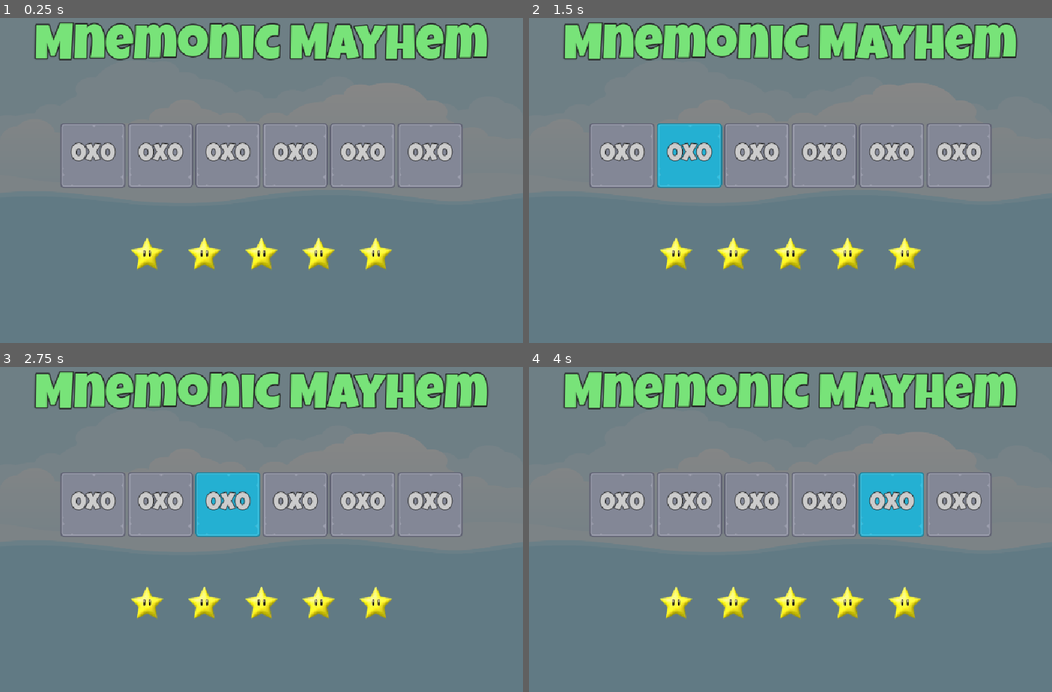
Above: before the commit, frames 1-4 (two rows, left to right).
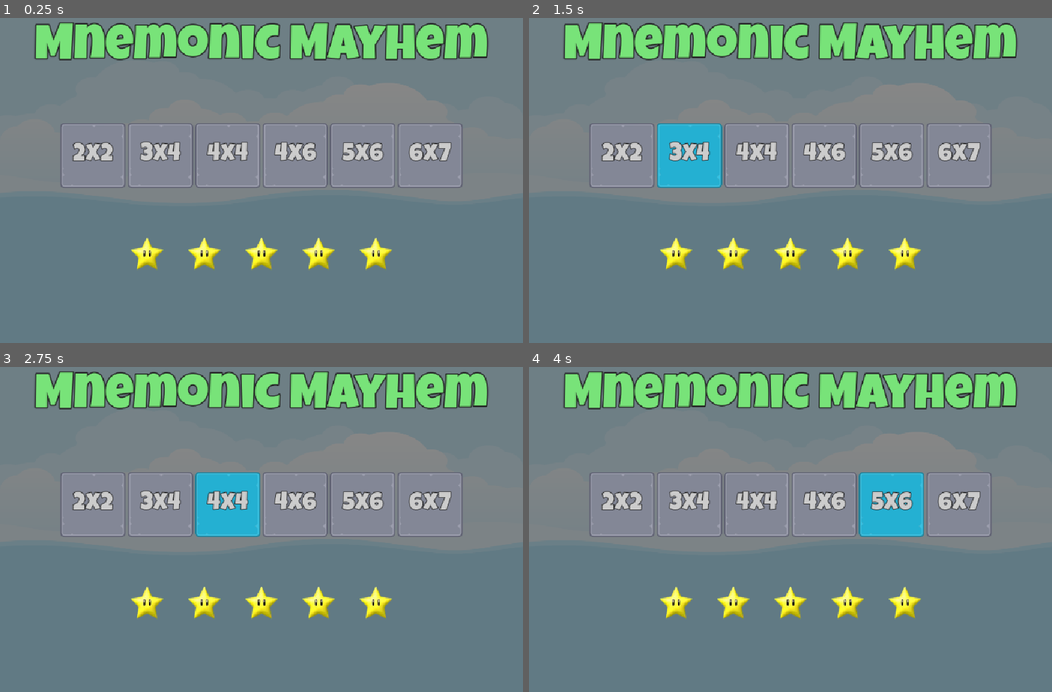
Above: after the commit, the same moments.

Repository: nrcoover/mnemonic-mayhem
Game: Godot game, scene res://Scenes/Master/Master.tscn
The game is run twice, just before and just after one commit, with the same random seed, the same clock (stepped at 60 frames per second) and the same inputs.
Inputs:
- Up to frame 1 (0.25 s): no input
- Up to frame 2 (1.5 s): click "0x0" (after the commit: "2x2") at 0.5 s; click "0x0" (after the commit: "3x4") at 1.25 s
- Up to frame 3 (2.75 s): click "0x0" (after the commit: "4x4") at 2 s
- Up to frame 4 (4 s): click "0x0" (after the commit: "4x6") at 2.75 s; click "0x0" (after the commit: "5x6") at 3.5 s

The runs differ from the first frame. In frame 1, 1.1% of the frame differs, in the area x 13-87%, y 38-45%; in frame 2, 1.1%; in frame 3, 1.1%; in frame 4, 1.2%.

Commit message:
Add resource for level layout

Diff:
--- /dev/null
+++ b/Classes/LevelSetting.gd
@@ -0,0 +1,20 @@
+class_name LevelSetting
+
+
+extends Resource
+
+
+@export var rows: int = 2
+@export var columns: int = 2
+
+
+var total_tiles: int:
+	get: return rows * columns
+
+
+var target_pairs: int:
+	get: return total_tiles / 2
+
+
+func _to_string() -> String:
+	return "%dx%d" % [rows, columns]
--- /dev/null
+++ b/Scenes/LevelButton/LevelButton.gd
@@ -0,0 +1,11 @@
+extends TextureButton
+
+
+@export var level_setting: LevelSetting
+
+
+@onready var label: Label = $Label
+
+
+func _ready() -> void:
+	label.text = str(level_setting)
--- a/Scenes/LevelButton/LevelButton.tscn
+++ b/Scenes/LevelButton/LevelButton.tscn
@@ -4,6 +4,12 @@
 [ext_resource type="Texture2D" uid="uid://hiuj30hqsy7a" path="res://Assets/ui/level_select_frame_select_128.png" id="2_anpwf"]
 [ext_resource type="Texture2D" uid="uid://brgtf38jk83rs" path="res://Assets/ui/level_select_frame_hover_128.png" id="3_uqdhg"]
 [ext_resource type="LabelSettings" uid="uid://cox5pprctwxf8" path="res://Resources/LabelWhite48.tres" id="4_anpwf"]
+[ext_resource type="Script" uid="uid://blekr1uamksgk" path="res://Scenes/LevelButton/LevelButton.gd" id="4_uqdhg"]
+[ext_resource type="Script" uid="uid://uu13mx408mko" path="res://Classes/LevelSetting.gd" id="6_0iohd"]
+
+[sub_resource type="Resource" id="Resource_ufld2"]
+script = ExtResource("6_0iohd")
+metadata/_custom_type_script = "uid://uu13mx408mko"
 
 [node name="LevelButton" type="TextureButton" unique_id=128853267]
 offset_right = 40.0
@@ -11,6 +17,8 @@
 texture_normal = ExtResource("1_3r2e7")
 texture_pressed = ExtResource("2_anpwf")
 texture_hover = ExtResource("3_uqdhg")
+script = ExtResource("4_uqdhg")
+level_setting = SubResource("Resource_ufld2")
 
 [node name="Label" type="Label" parent="." unique_id=440996083]
 layout_mode = 1
--- a/Scenes/Main/Main.tscn
+++ b/Scenes/Main/Main.tscn
@@ -2,7 +2,38 @@
 
 [ext_resource type="LabelSettings" uid="uid://b8wjycfvpgd42" path="res://Resources/TitleGreen96.tres" id="1_cmk6n"]
 [ext_resource type="PackedScene" uid="uid://cyy6xnbq46gfb" path="res://Scenes/LevelButton/LevelButton.tscn" id="2_i3fi7"]
+[ext_resource type="Script" uid="uid://uu13mx408mko" path="res://Classes/LevelSetting.gd" id="3_i3fi7"]
 [ext_resource type="PackedScene" uid="uid://cip00syr5g3lx" path="res://Scenes/FrontSprite/FrontSprite.tscn" id="3_o8wgc"]
+
+[sub_resource type="Resource" id="Resource_o8wgc"]
+script = ExtResource("3_i3fi7")
+rows = 3
+columns = 4
+metadata/_custom_type_script = "uid://uu13mx408mko"
+
+[sub_resource type="Resource" id="Resource_w20t6"]
+script = ExtResource("3_i3fi7")
+rows = 4
+columns = 4
+metadata/_custom_type_script = "uid://uu13mx408mko"
+
+[sub_resource type="Resource" id="Resource_aw1lf"]
+script = ExtResource("3_i3fi7")
+rows = 4
+columns = 6
+metadata/_custom_type_script = "uid://uu13mx408mko"
+
+[sub_resource type="Resource" id="Resource_5s61s"]
+script = ExtResource("3_i3fi7")
+rows = 5
+columns = 6
+metadata/_custom_type_script = "uid://uu13mx408mko"
+
+[sub_resource type="Resource" id="Resource_7npjy"]
+script = ExtResource("3_i3fi7")
+rows = 6
+columns = 7
+metadata/_custom_type_script = "uid://uu13mx408mko"
 
 [node name="Main" type="Control" unique_id=1108881907]
 layout_mode = 3
@@ -54,18 +85,23 @@
 
 [node name="LevelButton2" parent="VBoxContainer/HBoxLevels" unique_id=152605012 instance=ExtResource("2_i3fi7")]
 layout_mode = 2
+level_setting = SubResource("Resource_o8wgc")
 
 [node name="LevelButton3" parent="VBoxContainer/HBoxLevels" unique_id=1619578994 instance=ExtResource("2_i3fi7")]
 layout_mode = 2
+level_setting = SubResource("Resource_w20t6")
 
 [node name="LevelButton4" parent="VBoxContainer/HBoxLevels" unique_id=1421272632 instance=ExtResource("2_i3fi7")]
 layout_mode = 2
+level_setting = SubResource("Resource_aw1lf")
 
 [node name="LevelButton5" parent="VBoxContainer/HBoxLevels" unique_id=99011550 instance=ExtResource("2_i3fi7")]
 layout_mode = 2
+level_setting = SubResource("Resource_5s61s")
 
 [node name="LevelButton6" parent="VBoxContainer/HBoxLevels" unique_id=1476965472 instance=ExtResource("2_i3fi7")]
 layout_mode = 2
+level_setting = SubResource("Resource_7npjy")
 
 [node name="HBoxSprites" type="HBoxContainer" parent="VBoxContainer" unique_id=1767643661]
 layout_mode = 2
Not shown, added: Classes/LevelSetting.gd.uid
Not shown, added: Scenes/LevelButton/LevelButton.gd.uid
